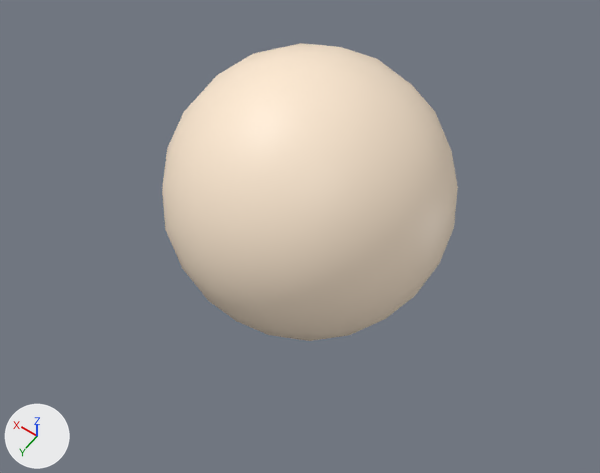
One commit to the Blender file Game/Models/Environment.blend: the scene before it, then after it.
Both versions are drawn from a 50 mm camera at (-3178.0, 4610.0, 6439.0) aimed at (-127.0, 339.0, -273.0). The lights are fixed; the arrows at lower left show +X, +Y and +Z.

In view in the first picture: 'SkySphere'.
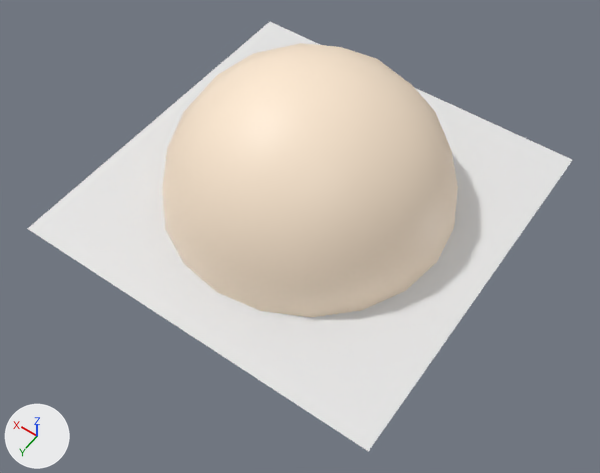
Pixel boxes [x1, y1, x2, y2] of what changed, in the pictures (600 x 473 px):
'TerrainTiles', now drawn
    after: [27, 22, 572, 451]

What changed in the scene script:
```text
Change col_terraintiles:
    add col_terraintiles.objects.link(ob_terrain_015)
    add col_terraintiles.objects.link(ob_terrain_014)
    add col_terraintiles.objects.link(ob_terrain_013)
    add col_terraintiles.objects.link(ob_terrain_012)
    add col_terraintiles.objects.link(ob_terrain_011)
    add col_terraintiles.objects.link(ob_terrain_010)
    add col_terraintiles.objects.link(ob_terrain_009)
    add col_terraintiles.objects.link(ob_terrain_008)
    add col_terraintiles.objects.link(ob_terrain_007)
    add col_terraintiles.objects.link(ob_terrain_006)
    add col_terraintiles.objects.link(ob_terrain_005)
    add col_terraintiles.objects.link(ob_terrain_004)
    add col_terraintiles.objects.link(ob_terrain_002)
    add col_terraintiles.objects.link(ob_terrain_001)
    add col_terraintiles.objects.link(ob_terrain_000)
    add col_terraintiles.objects.link(ob_terrain_003)
Add ob_terrain_004:
    ob_terrain_004 = bpy.data.objects.new('Terrain.004', me_plane_018)  # 961 vertices, 900 faces; spans x -500.0..500.0, y -500.0..500.0, z 0.0; in mat_ground_001 (white #e7e7e7)
    ob_terrain_004.location = (-500.0, -1500.0, 0.0)
Add ob_terrain_012:
    ob_terrain_012 = bpy.data.objects.new('Terrain.012', me_plane_027)  # 961 vertices, 900 faces; spans x -500.0..500.0, y -500.0..500.0, z 0.0; in mat_ground_001 (white #e7e7e7)
    ob_terrain_012.location = (-1500.0, 500.0, 0.0)
Add ob_terrain_007:
    ob_terrain_007 = bpy.data.objects.new('Terrain.007', me_plane_021)  # 961 vertices, 900 faces; spans x -500.0..500.0, y -500.0..500.0, z 0.0; in mat_ground_001 (white #e7e7e7)
    ob_terrain_007.location = (-500.0, -500.0, 0.0)
Add ob_terrain_003:
    ob_terrain_003 = bpy.data.objects.new('Terrain.003', me_plane_025)  # 961 vertices, 900 faces; spans x -500.0..500.0, y -500.0..500.0, z 0.0; in mat_ground_001 (white #e7e7e7)
    ob_terrain_003.location = (-1500.0, -1500.0, 0.0)
Add ob_terrain_009:
    ob_terrain_009 = bpy.data.objects.new('Terrain.009', me_plane_023)  # 961 vertices, 900 faces; spans x -500.0..500.0, y -500.0..500.0, z 0.0; in mat_ground_001 (white #e7e7e7)
    ob_terrain_009.location = (1500.0, 500.0, 0.0)
Add ob_terrain_002:
    ob_terrain_002 = bpy.data.objects.new('Terrain.002', me_plane_017)  # 961 vertices, 900 faces; spans x -500.0..500.0, y -500.0..500.0, z 0.0; in mat_ground_001 (white #e7e7e7)
    ob_terrain_002.location = (500.0, -1500.0, 0.0)
Add ob_terrain_011:
    ob_terrain_011 = bpy.data.objects.new('Terrain.011', me_plane_026)  # 961 vertices, 900 faces; spans x -500.0..500.0, y -500.0..500.0, z 0.0; in mat_ground_001 (white #e7e7e7)
    ob_terrain_011.location = (-500.0, 500.0, 0.0)
Add ob_terrain_013:
    ob_terrain_013 = bpy.data.objects.new('Terrain.013', me_plane_028)  # 961 vertices, 900 faces; spans x -500.0..500.0, y -500.0..500.0, z 0.0; in mat_ground_001 (white #e7e7e7)
    ob_terrain_013.location = (1500.0, 1500.0, 0.0)
Add ob_terrain_008:
    ob_terrain_008 = bpy.data.objects.new('Terrain.008', me_plane_022)  # 961 vertices, 900 faces; spans x -500.0..500.0, y -500.0..500.0, z 0.0; in mat_ground_001 (white #e7e7e7)
    ob_terrain_008.location = (-1500.0, -500.0, 0.0)
Add ob_terrain_014:
    ob_terrain_014 = bpy.data.objects.new('Terrain.014', me_plane_029)  # 961 vertices, 900 faces; spans x -500.0..500.0, y -500.0..500.0, z 0.0; in mat_ground_001 (white #e7e7e7)
    ob_terrain_014.location = (500.0, 1500.0, 0.0)
Add ob_terrain_000:
    ob_terrain_000 = bpy.data.objects.new('Terrain.000', me_plane_012)  # 961 vertices, 900 faces; spans x -500.0..500.0, y -500.0..500.0, z 0.0; in mat_ground_001 (white #e7e7e7)
    ob_terrain_000.location = (-1500.0, 1500.0, 0.0)
Add ob_terrain_015:
    ob_terrain_015 = bpy.data.objects.new('Terrain.015', me_plane_030)  # 961 vertices, 900 faces; spans x -500.0..500.0, y -500.0..500.0, z 0.0; in mat_ground_001 (white #e7e7e7)
    ob_terrain_015.location = (-500.0, 1500.0, 0.0)
Add ob_terrain_001:
    ob_terrain_001 = bpy.data.objects.new('Terrain.001', me_plane_016)  # 961 vertices, 900 faces; spans x -500.0..500.0, y -500.0..500.0, z 0.0; in mat_ground_001 (white #e7e7e7)
    ob_terrain_001.location = (1500.0, -1500.0, 0.0)
Add ob_terrain_010:
    ob_terrain_010 = bpy.data.objects.new('Terrain.010', me_plane_024)  # 961 vertices, 900 faces; spans x -500.0..500.0, y -500.0..500.0, z 0.0; in mat_ground_001 (white #e7e7e7)
    ob_terrain_010.location = (500.0, 500.0, 0.0)
Add ob_terrain_005:
    ob_terrain_005 = bpy.data.objects.new('Terrain.005', me_plane_019)  # 961 vertices, 900 faces; spans x -500.0..500.0, y -500.0..500.0, z 0.0; in mat_ground_001 (white #e7e7e7)
    ob_terrain_005.location = (1500.0, -500.0, 0.0)
Add ob_terrain_006:
    ob_terrain_006 = bpy.data.objects.new('Terrain.006', me_plane_020)  # 961 vertices, 900 faces; spans x -500.0..500.0, y -500.0..500.0, z 0.0; in mat_ground_001 (white #e7e7e7)
    ob_terrain_006.location = (500.0, -500.0, 0.0)
```
